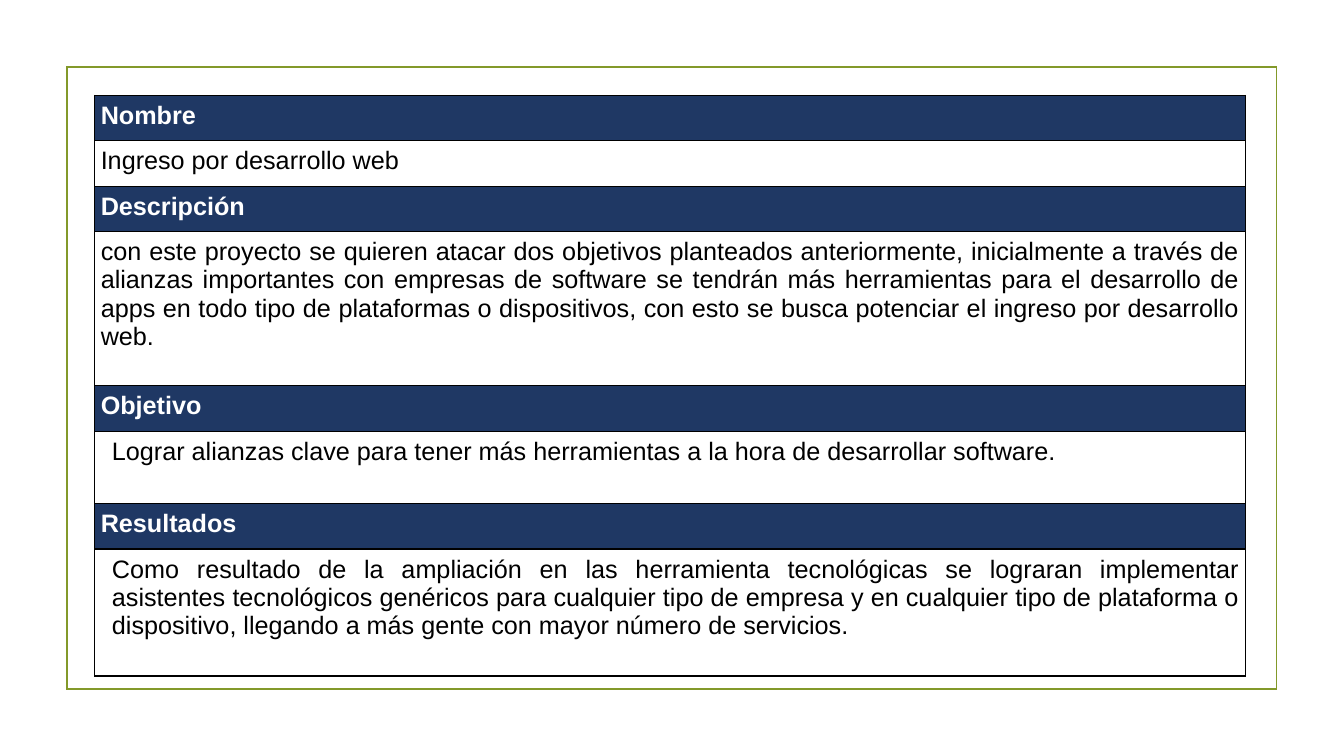
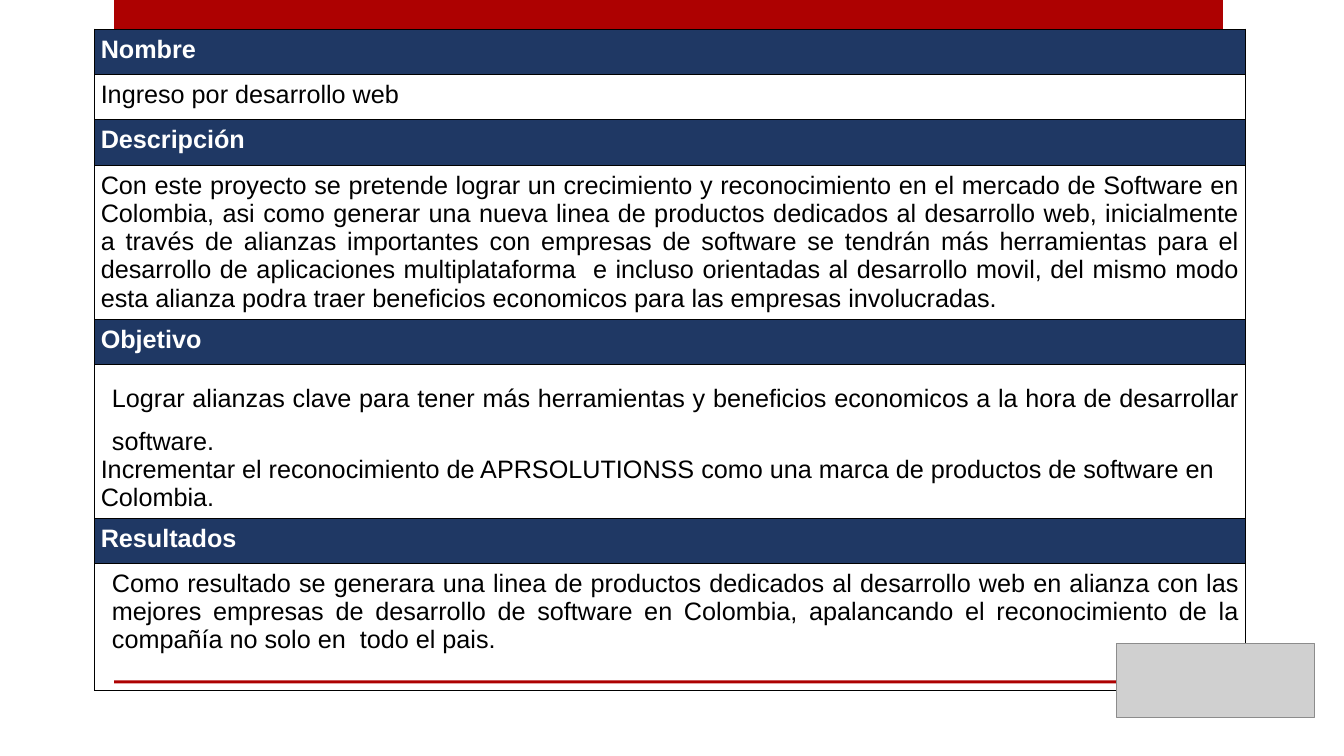
Before and after one commit to Manny2296/AE-APRSOLUTIONSS, a slide deck: slide 18 of co.AE_APRSOLUTIONSS/Presentation/APR Solutionss presentacion.pptx (slide 19 before the commit). Drawn at 1344x756 pixels with LibreOffice and Linux fonts; fonts in the diff are those of the drawing; grey boxes stand for pictures; background and template pictures are left out. Boxes give left, top, right and bottom in pixels: in the first picture for what was removed or moved away, otherwise in the second. Text is boxed around its words. In the diff, an @@ line names an element or a change of style, - is before the commit and + after.

Commit message:
Update Presentacion

```diff
--- a/co.AE_APRSOLUTIONSS/Presentation/APR Solutionss presentacion.pptx
+++ b/co.AE_APRSOLUTIONSS/Presentation/APR Solutionss presentacion.pptx
@@ table at (95,29,1246,711) @@
-row 4, column 1: con este proyecto se quieren atacar dos objetivos planteados anteriormente, inicialmente a través de alianzas importantes con empresas de software se tendrán más herramientas para el desarrollo de apps en todo tipo de plataformas o dispositivos, con esto se busca potenciar el ingreso por desarrollo web.
+row 4, column 1: Con este proyecto se pretende lograr un crecimiento y reconocimiento en el mercado de Software en Colombia, asi como generar una nueva linea de productos dedicados al desarrollo web, inicialmente a través de alianzas importantes con empresas de software se tendrán más herramientas para el desarrollo de aplicaciones multiplataforma e incluso orientadas al desarrollo movil, del mismo modo esta alianza podra traer beneficios economicos para las empresas involucradas.
-row 6, column 1: Lograr alianzas clave para tener más herramientas a la hora de desarrollar software.
+row 6, column 1: Lograr alianzas clave para tener más herramientas y beneficios economicos a la hora de desarrollar software. / Incrementar el reconocimiento de APRSOLUTIONSS como una marca de productos de software en Colombia.
-row 8, column 1: Como resultado de la ampliación en las herramienta tecnológicas se lograran implementar asistentes tecnológicos genéricos para cualquier tipo de empresa y en cualquier tipo de plataforma o dispositivo, llegando a más gente con mayor número de servicios.
+row 8, column 1: Como resultado se generara una linea de productos dedicados al desarrollo web en alianza con las mejores empresas de desarrollo de software en Colombia, apalancando el reconocimiento de la compañía no solo en todo el pais.
@@ table: place and size @@
-table at (95,96,1246,677)
+table at (95,29,1246,711)
@@ rectangle added at (114,0,1223,42), fill #AD0101 @@
@@ rectangle removed at (67,68,1276,690) @@
@@ picture added at (1117,643,1315,718) @@
@@ rectangle added at (114,681,1223,684), fill #AD0101 @@
```
Also in this commit, not shown: 15 other slides changed, 2 slides added, 3 slides removed, 1 other file.
